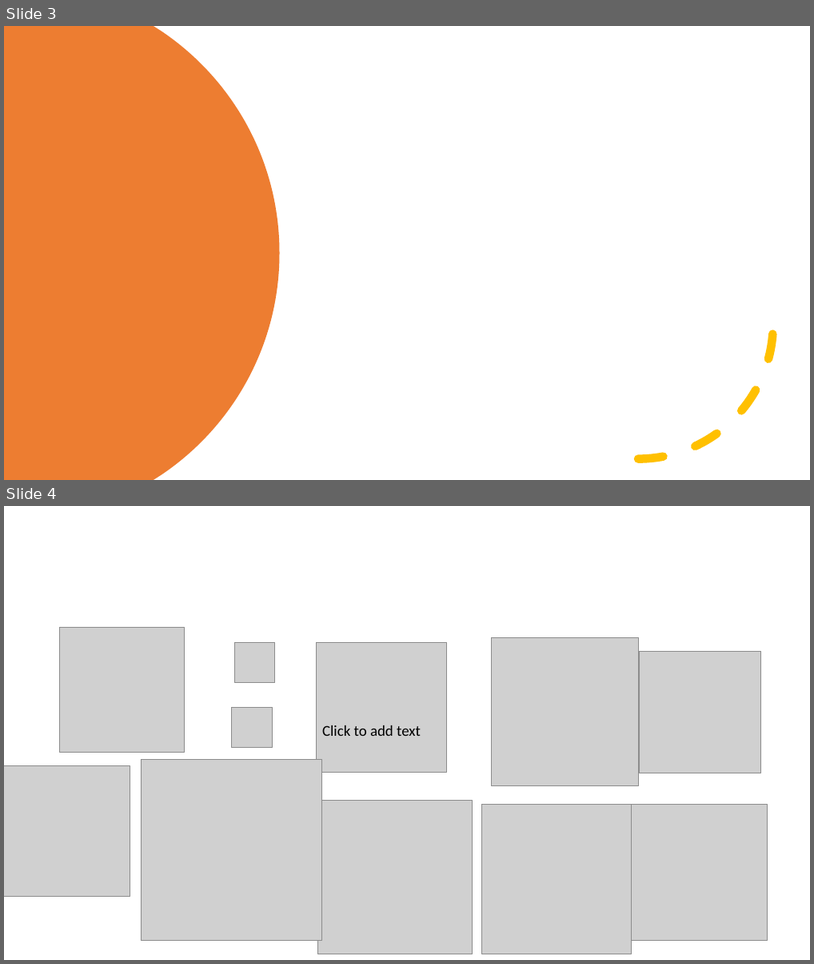
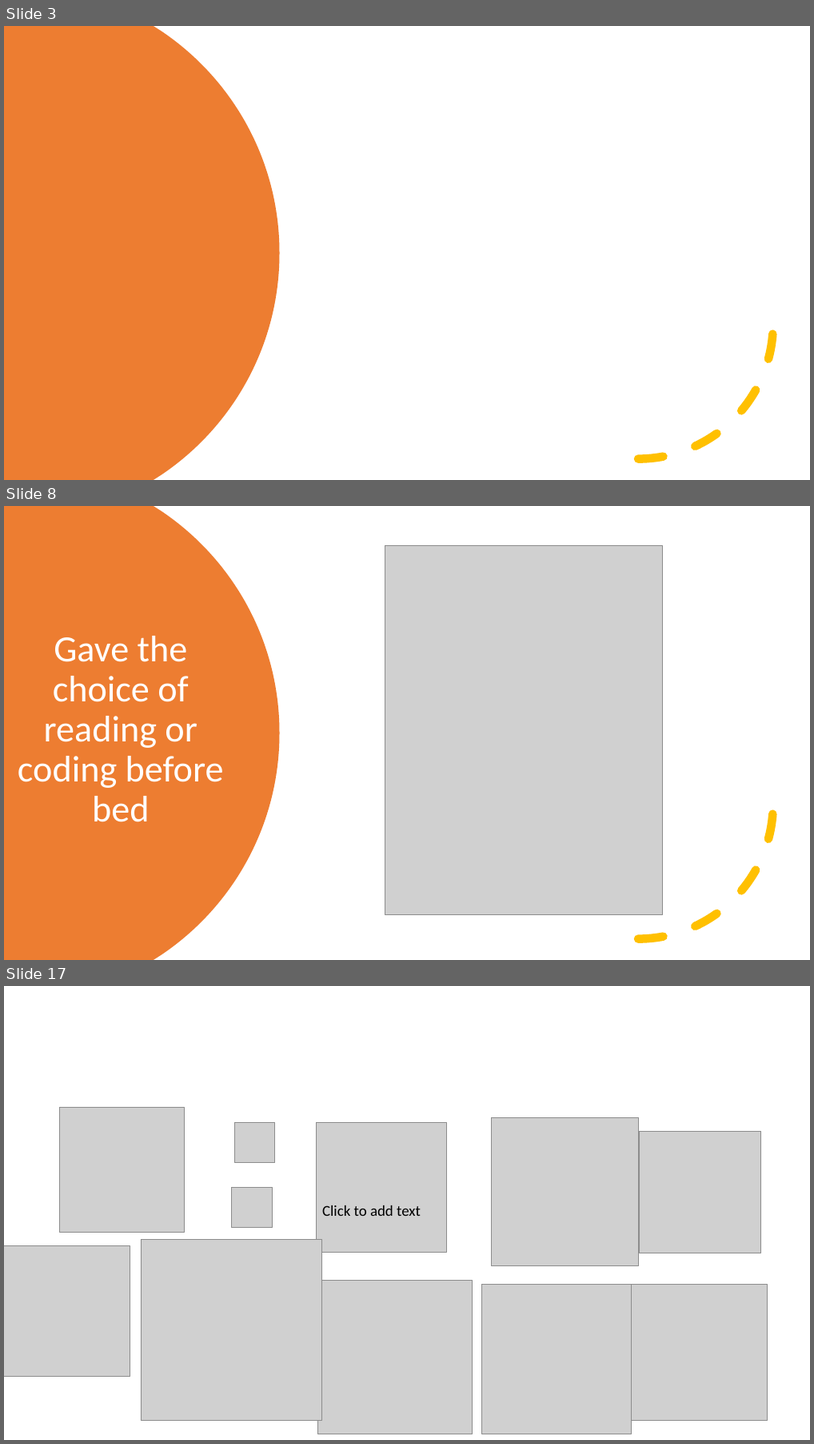
Before and after one commit to kevmoens/ThatConference2022, a slide deck: ThatConference2022.pptx. Shown one above the other, each under a label of ours: slides 3 and 4 before the commit, slides 3, 8 and 17 after it; the slides between them are not shown. The pictures are 814x964 and 814x1444 pixels, drawn with LibreOffice and Linux fonts; fonts in the diff are those of the drawing; grey boxes stand for pictures. Boxes give left, top, right and bottom in pixels: in the first picture for what was removed or moved away, otherwise in the second. Text is boxed around its words. In the diff, an @@ line names an element or a change of style, - is before the commit and + after.

```diff
--- a/ThatConference2022.pptx
+++ b/ThatConference2022.pptx
@@ slide 8 added at box(4, 506, 810, 960), background #FFFFFF @@
@@ freeform shape added at box(4, 506, 280, 960), fill #ED7D31 @@
@@ picture added at box(386, 545, 662, 915) @@
@@ title added at box(18, 636, 224, 822), 44 pt, text #FFFFFF @@
+Gave the choice of reading or coding before bed
@@ arc (boxed as its full ellipse) added at box(504, 668, 774, 939), outline #FFC000 10 pt dashed @@
@@ what was slide 4 is now slide 17 @@
```
Also in this commit, not shown: 12 other slides added.
